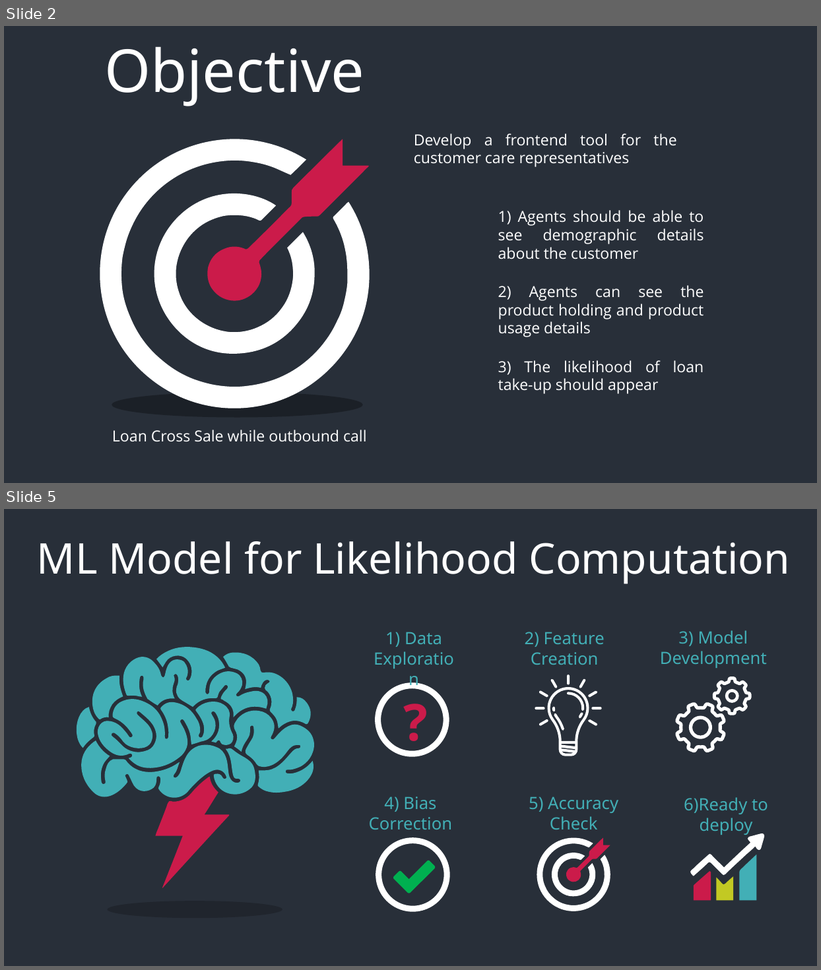
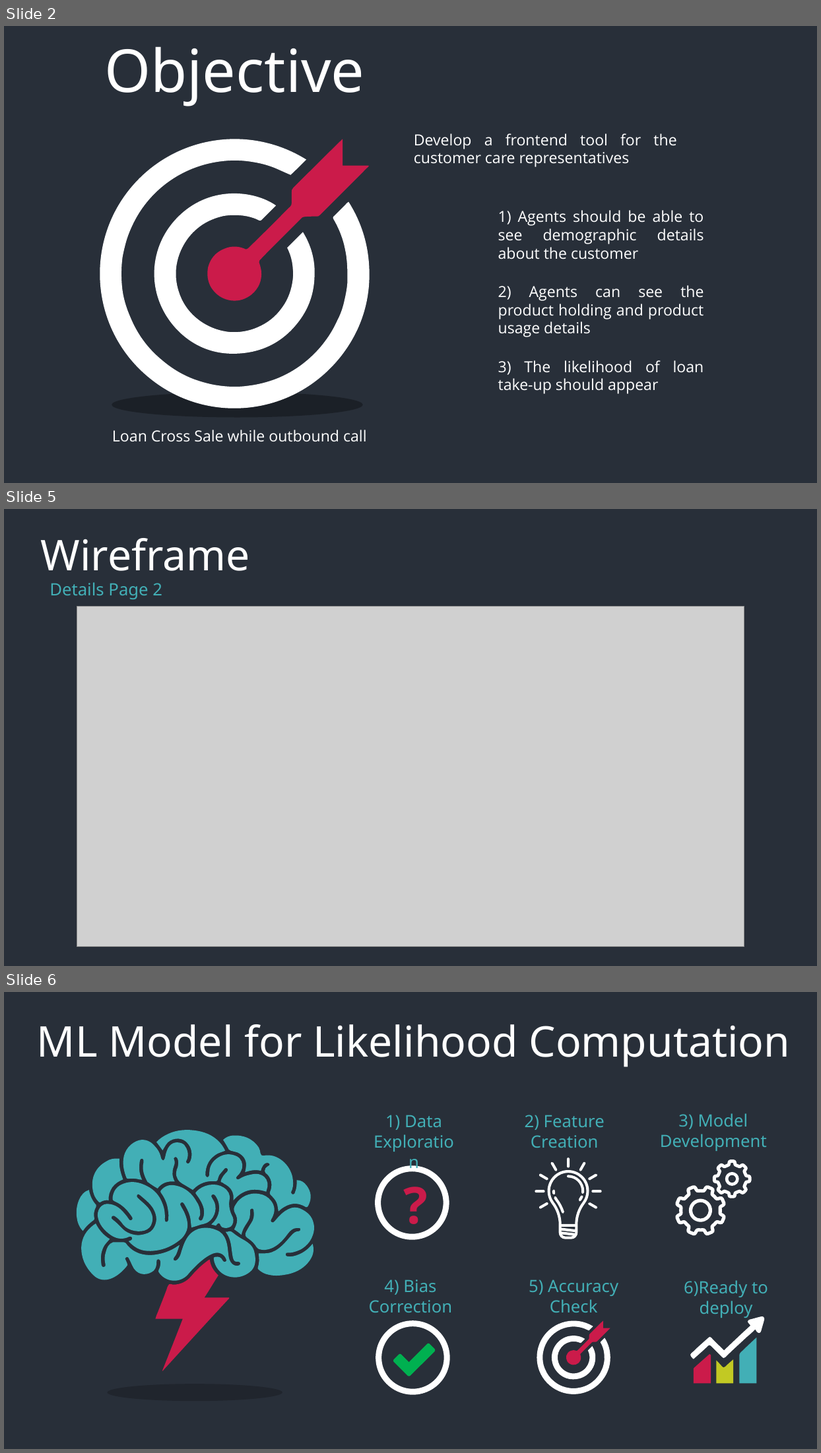
Before and after one commit to shatadaldey/loan_cross-sale, a slide deck: Presentation/ML Engineering - Team 2.pptx. Shown one above the other, each under a label of ours: slides 2 and 5 before the commit, slides 2, 5 and 6 after it; the slides between them are not shown. The pictures are 821x970 and 821x1453 pixels, drawn with LibreOffice and Linux fonts; fonts in the diff are those of the drawing; grey boxes stand for pictures. Boxes give left, top, right and bottom in pixels: in the first picture for what was removed or moved away, otherwise in the second. Text is boxed around its words. In the diff, an @@ line names an element or a change of style, - is before the commit and + after.

```diff
--- a/Presentation/ML Engineering - Team 2.pptx
+++ b/Presentation/ML Engineering - Team 2.pptx
@@ slide 5 added at (4, 509, 817, 966), background #282F39 @@
@@ text added at (41, 538, 250, 571), 50 pt, text #FFFFFF @@
+Wireframe
@@ text added at (50, 582, 162, 599), 20 pt, text #42AFB6 @@
+Details Page 2
@@ picture added at (77, 606, 744, 947) @@
@@ what was slide 5 is now slide 6 @@
```
Also in this commit, not shown: 3 slides changed, 1 other file.
